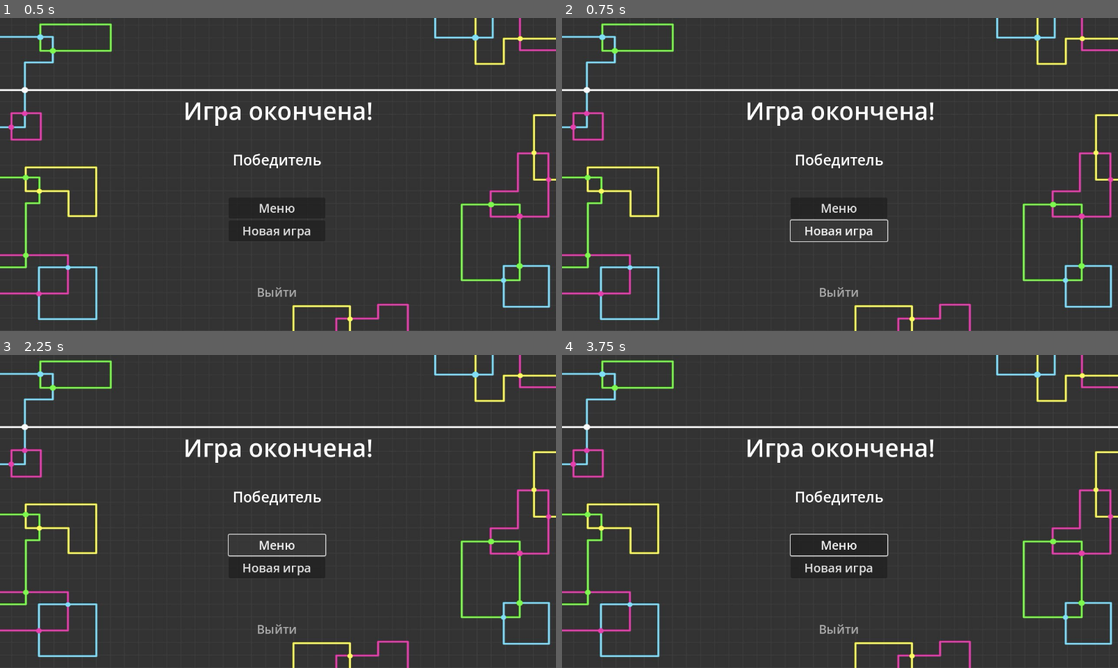
Above: before the commit, frames 1-4 (two rows, left to right).
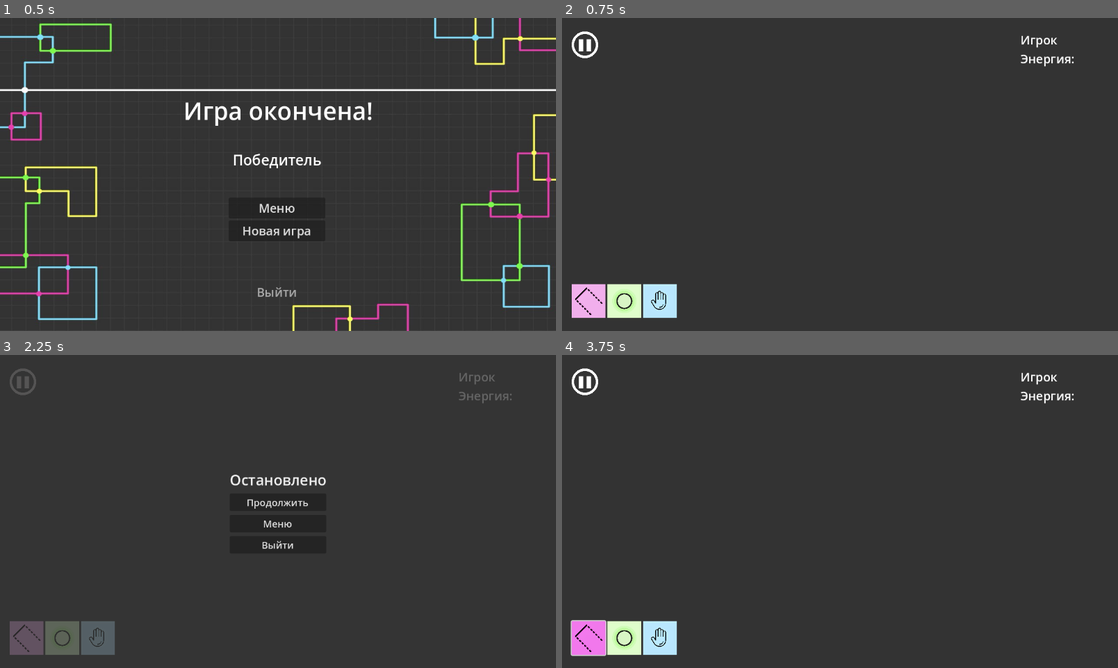
Above: after the commit, the same moments.

Repository: Rwarazor/UnknotGame
Game: Godot game, scene res://Scenes/game_over.tscn
The game is run twice, just before and just after one commit, with the same random seed, the same clock (stepped at 60 frames per second) and the same inputs. This scene is started directly instead of the project's main scene.
Inputs (mouse positions are in pixels of both pictures, inside the frame that each line leads up to; where the layout moved, square brackets give the same spot in the first picture):
- Up to frame 1 (0.5 s): no input
- Up to frame 2 (0.75 s): click "Новая игра" at 0.5 s
- Up to frame 3 (2.25 s): click (278, 567) at 1.25 s, where only the run before the commit has a clickable "Новая игра"; click (22, 383) [278, 545] at 2 s
- Up to frame 4 (3.75 s): click (840, 502) at 2.75 s, where only the run after the commit has a clickable "Продолжить"; click (589, 636) at 3.52 s

Frame 1 is identical in both runs. In frame 2, 8.6% of the frame differs, in the area x 0-100%, y 0-100%; in frame 3, 8.8%; in frame 4, 8.7%.
Error after the commit: Invalid call. Nonexistent function 'set_param' in base 'Node'. (res://Scripts/game.gd:141)

Commit message:
Move files

Diff:
--- a/project/Scenes/game_over.tscn
+++ b/project/Scenes/game_over.tscn
@@ -1,7 +1,7 @@
 [gd_scene load_steps=10 format=3 uid="uid://demjnjxb7g2ph"]
 
 [ext_resource type="Texture2D" uid="uid://blxwa0h1e81kv" path="res://assets/background/gameOverBackground.png" id="1_0k1x3"]
-[ext_resource type="Script" path="res://Scenes/game_over.gd" id="1_crmng"]
+[ext_resource type="Script" path="res://Scripts/game_over.gd" id="1_gxxoa"]
 [ext_resource type="AudioStream" uid="uid://dss410n04r5m5" path="res://assets/sound/simpleClick.wav" id="3_fymvo"]
 
 [sub_resource type="StyleBoxEmpty" id="StyleBoxEmpty_nhp0o"]
@@ -30,7 +30,7 @@
 anchor_bottom = 1.0
 grow_horizontal = 2
 grow_vertical = 2
-script = ExtResource("1_crmng")
+script = ExtResource("1_gxxoa")
 
 [node name="TextureRect" type="TextureRect" parent="."]
 layout_mode = 1
